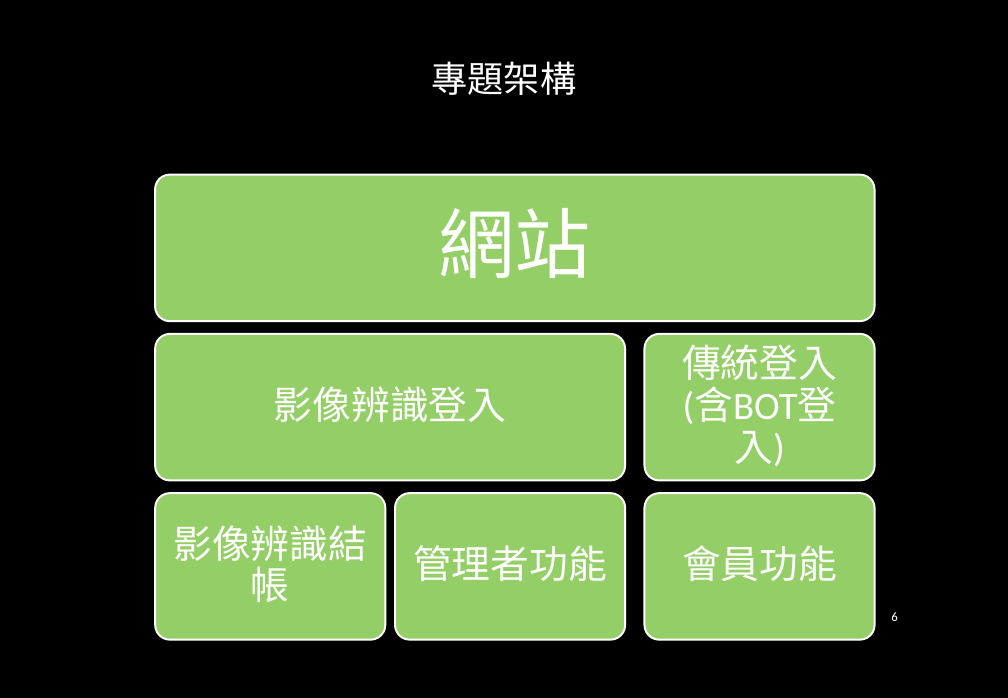
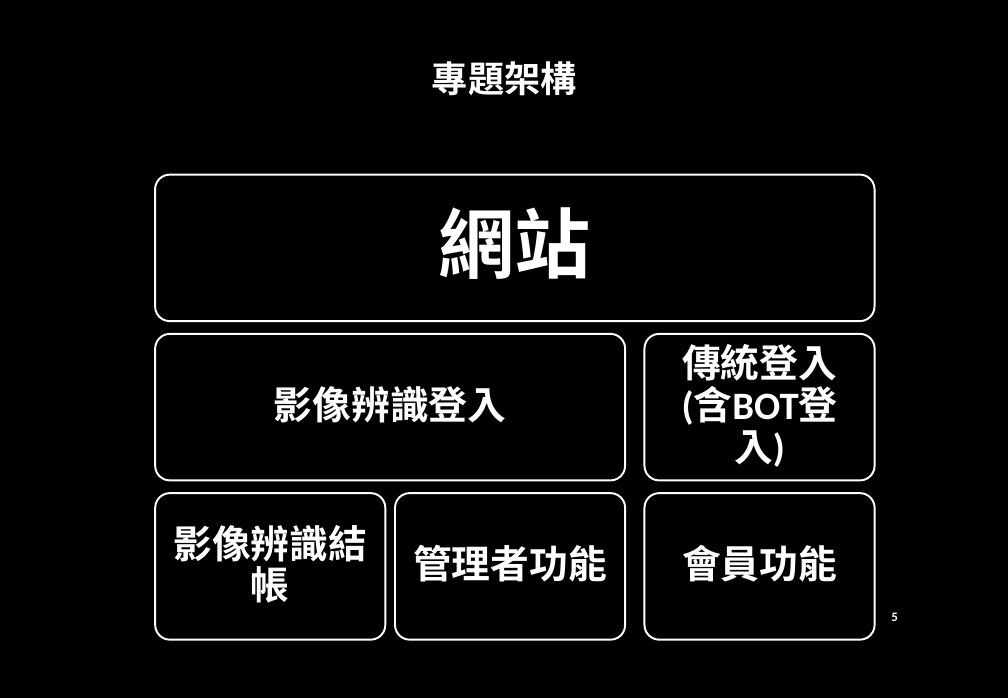
Before and after one commit to aishop07/something-of-project, a slide deck: slide 5 of 期末投影片.pptx (slide 6 before the commit). Drawn at 1008x698 pixels with LibreOffice and Linux fonts; fonts in the diff are those of the drawing; background and template pictures are left out. Boxes give left, top, right and bottom in pixels: in the first picture for what was removed or moved away, otherwise in the second. Text is boxed around its words. In the diff, an @@ line names an element or a change of style, - is before the commit and + after.

```diff
--- a/期末投影片.pptx
+++ b/期末投影片.pptx
@@ fill #94CE67 to #000000 in 6 elements at bbox=[155, 175, 875, 321], bbox=[155, 334, 625, 480], bbox=[155, 493, 385, 639], bbox=[396, 493, 625, 639], bbox=[645, 334, 875, 480], bbox=[645, 493, 875, 639] @@
@@ bold on in 7 elements at bbox=[432, 61, 577, 96], bbox=[439, 207, 591, 279], bbox=[274, 386, 507, 423], bbox=[173, 525, 367, 603], bbox=[413, 545, 607, 582], bbox=[682, 344, 838, 425], bbox=[682, 545, 837, 582] @@
@@ page number at bbox=[891, 612, 898, 621]: text changed; bold on @@
-6
+5
```
Also in this commit, not shown: 7 other slides changed, 9 slides added, 1 slide removed.
